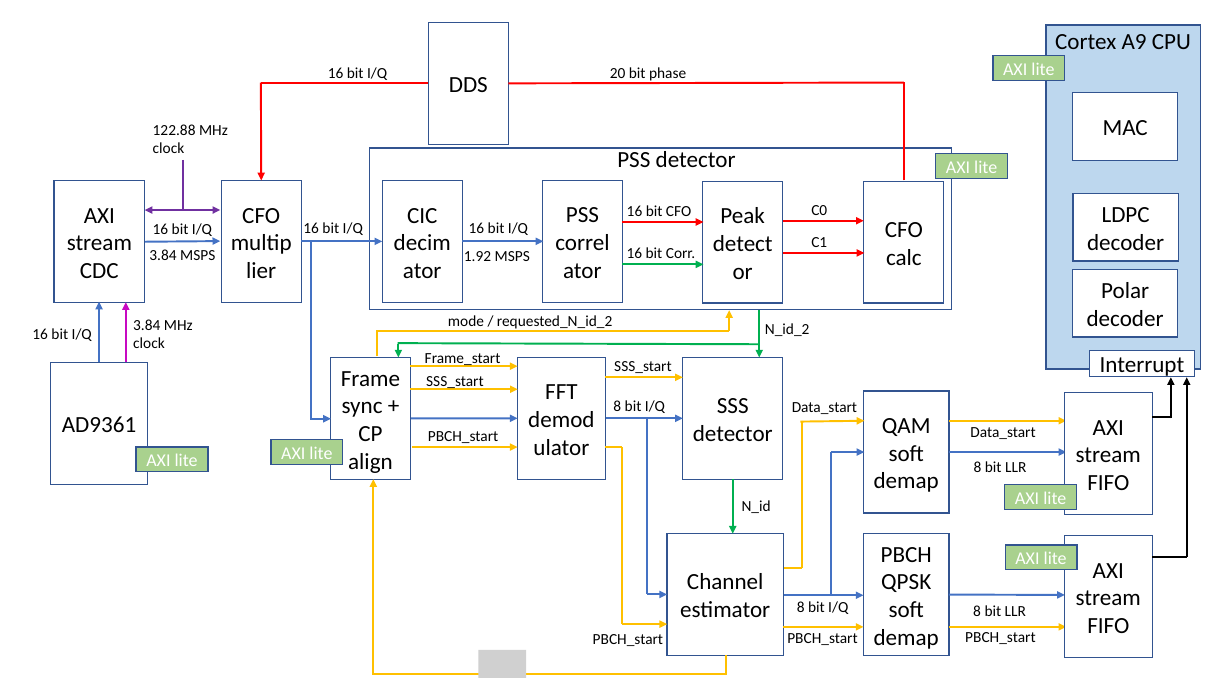
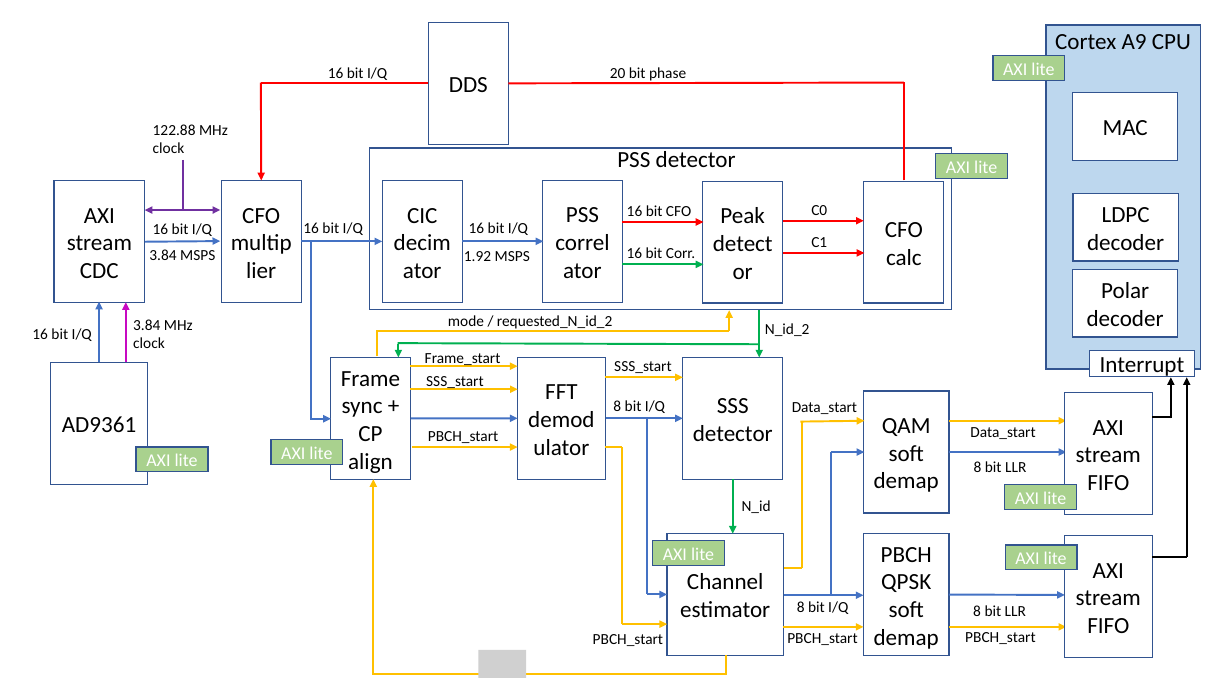
Before and after one commit to catkira/open5G_phy, a slide deck: slide 1 of doc/overview.pptx. Drawn at 1232x693 pixels with LibreOffice and Linux fonts; fonts in the diff are those of the drawing; grey boxes stand for pictures. Boxes give left, top, right and bottom in pixels: in the first picture for what was removed or moved away, otherwise in the second. Text is boxed around its words. In the diff, an @@ line names an element or a change of style, - is before the commit and + after.

```diff
--- a/doc/overview.pptx
+++ b/doc/overview.pptx
@@ rectangle added at (653,541,725,566), fill #A9D18E, outline #325491 1 pt, 14 pt, text #FFFFFF @@
+AXI lite
```
Also in this commit, not shown: 3 other files.
